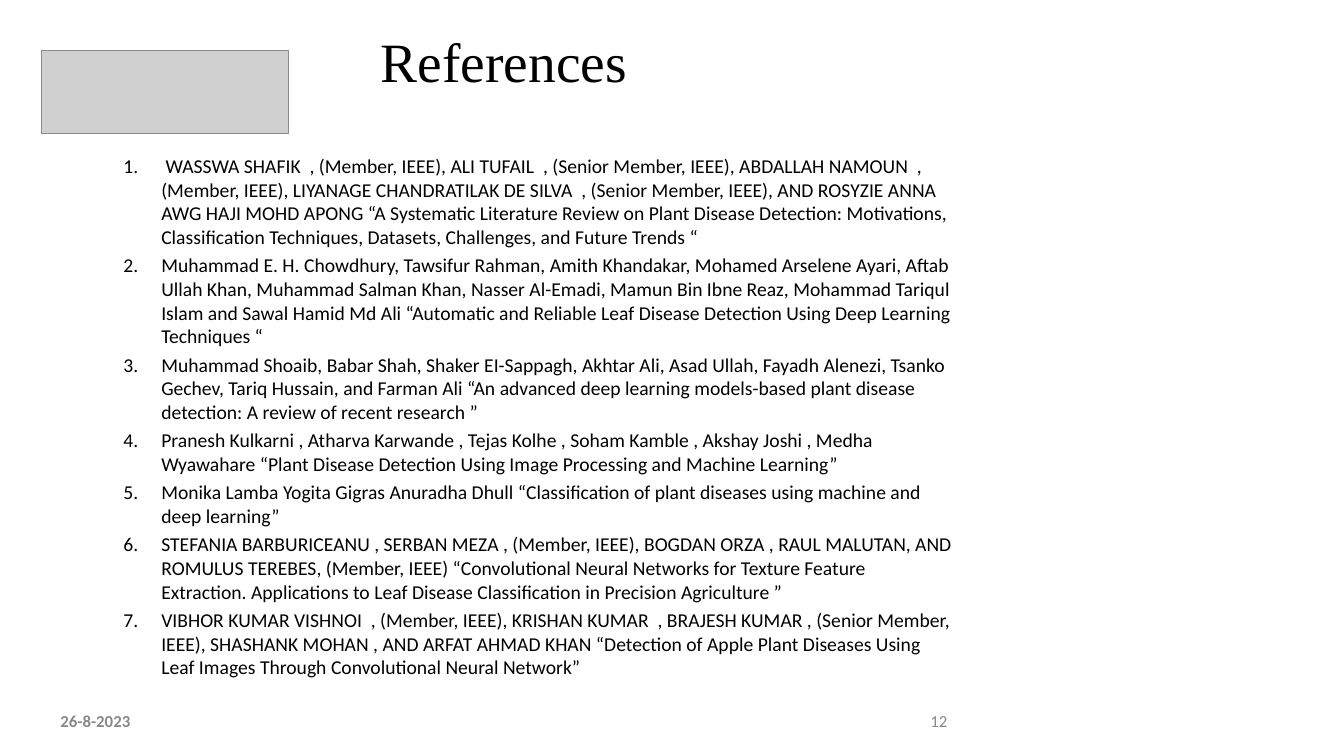
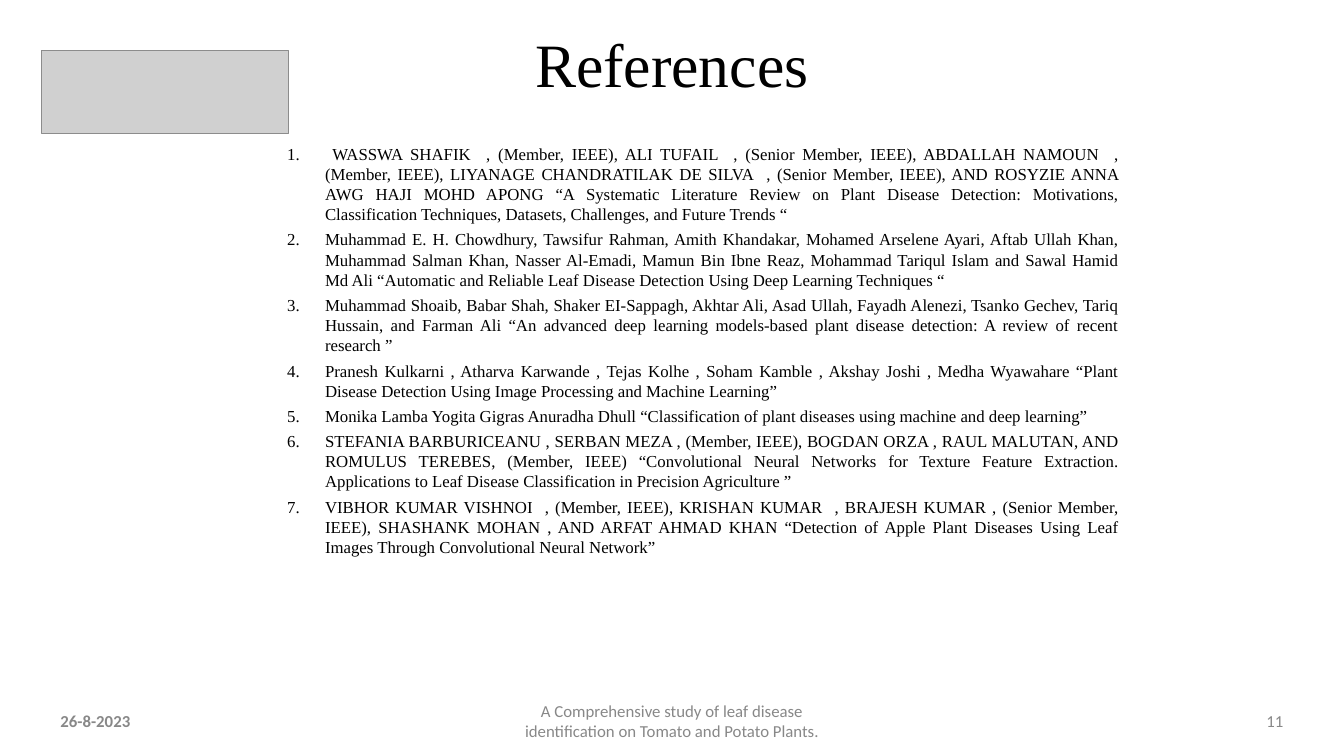
Before and after one commit to akshkalyani/Minor-Project, a slide deck: slide 11 of 1st review/First Review Minor Project.pptx (slide 12 before the commit). Drawn at 1344x756 pixels with LibreOffice and Linux fonts; fonts in the diff are those of the drawing; grey boxes stand for pictures. Boxes give left, top, right and bottom in pixels: in the first picture for what was removed or moved away, otherwise in the second. Text is boxed around its words. In the diff, an @@ line names an element or a change of style, - is before the commit and + after.

Commit message:
Added PPT for the first review #1

```diff
--- a/1st review/First Review Minor Project.pptx
+++ b/1st review/First Review Minor Project.pptx
@@ title "References": place and size @@
-title "References" at (381,43,627,83)
+title "References" at (535,43,808,88)
@@ title "References" at (535,43,808,88): size 39.6 to 44 pt @@
@@ text "WASSWA SHAFIK , (Member, IEEE), ...": place and size @@
-text "WASSWA SHAFIK , (Member, IEEE), ..." at (161,159,951,678)
+text "WASSWA SHAFIK , (Member, IEEE), ..." at (325,148,1119,557)
@@ text "WASSWA SHAFIK , (Member, IEEE), ..." at (325,148,1119,557): size 14 to 12 pt, font Calibri to Times New Roman; alignment left to justified @@
@@ text added at (525,705,819,737), 12 pt, text #888888 @@
+A Comprehensive study of leaf disease identification on Tomato and Potato Plants.
@@ page number removed at (930,716,947,727) @@
-12
@@ page number added at (1266,716,1283,727), 12 pt, text #888888 @@
+11
```
Also in this commit, not shown: 12 other slides changed, 1 slide removed.
